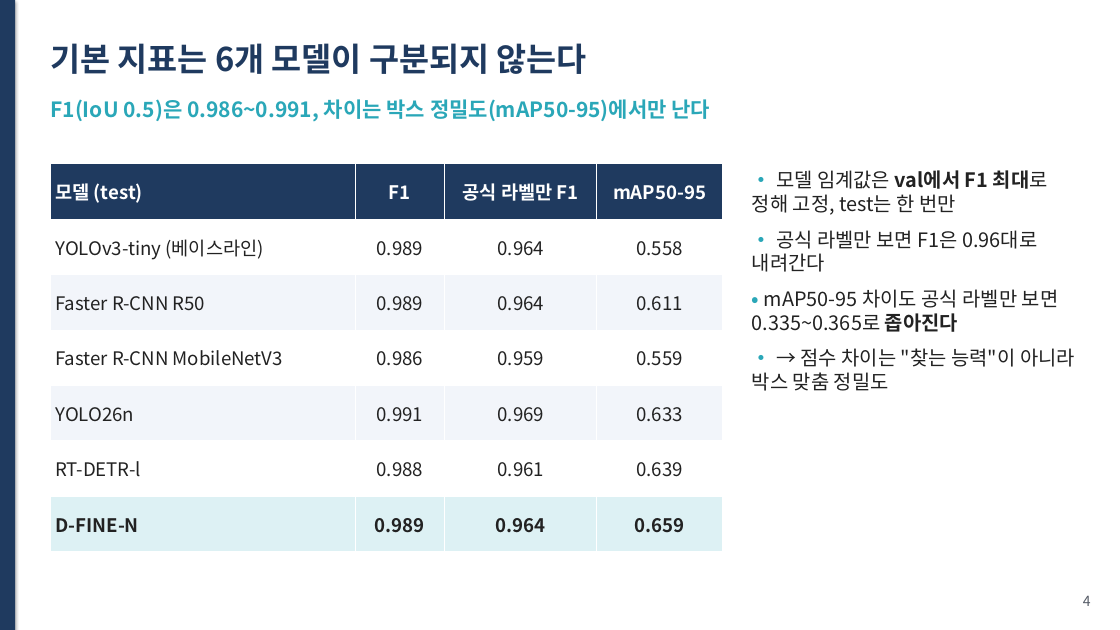
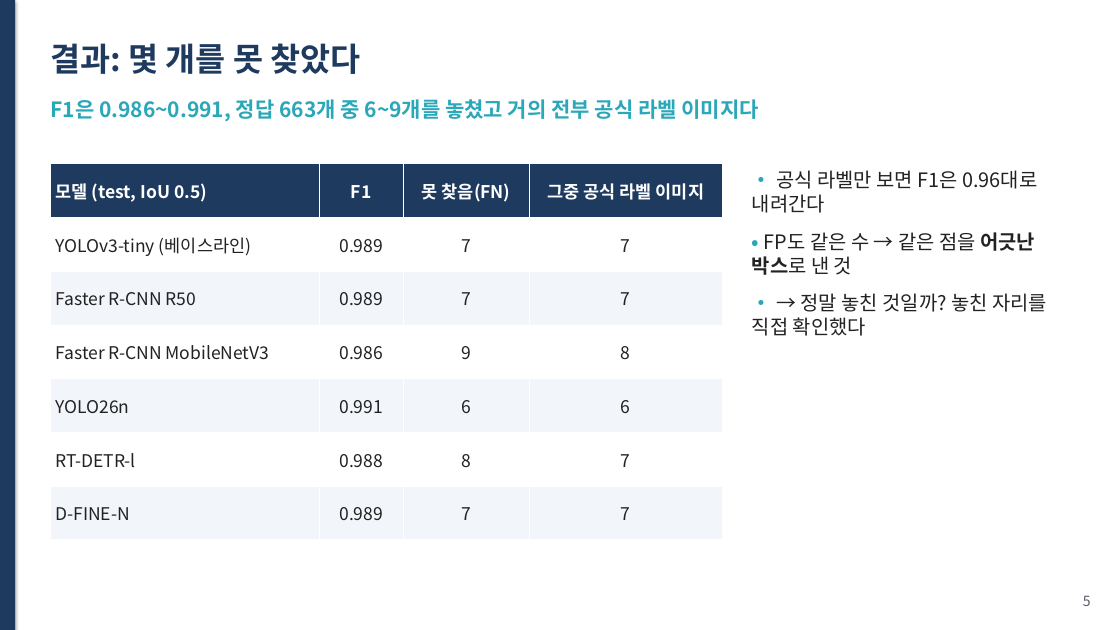
Before and after one commit to hmy7788/kamp_xray_detection, a slide deck: slide 5 of ppt/presentation.pptx (slide 4 before the commit). Drawn at 1120x630 pixels with LibreOffice and Linux fonts; fonts in the diff are those of the drawing. Boxes give left, top, right and bottom in pixels: in the first picture for what was removed or moved away, otherwise in the second. Text is boxed around its words. In the diff, an @@ line names an element or a change of style, - is before the commit and + after.

```diff
--- a/ppt/presentation.pptx
+++ b/ppt/presentation.pptx
@@ text at [50,43,361,74]: text changed @@
-기본 지표는 6개 모델이 구분되지 않는다
+결과: 몇 개를 못 찾았다
@@ text at [50,99,759,121]: text changed @@
-F1(IoU 0.5)은 0.986~0.991, 차이는 박스 정밀도(mAP50-95)에서만 난다
+F1은 0.986~0.991, 정답 663개 중 6~9개를 놓쳤고 거의 전부 공식 라벨 이미지다
@@ table at [50,164,723,540] @@
-row 1: 모델 (test) | F1 | 공식 라벨만 F1 | mAP50-95
+row 1: 모델 (test, IoU 0.5) | F1 | 못 찾음(FN) | 그중 공식 라벨 이미지
-row 2, column 3: 0.964
+row 2, column 3: 7
-row 2, column 4: 0.558
+row 2, column 4: 7
-row 3, column 3: 0.964
+row 3, column 3: 7
-row 3, column 4: 0.611
+row 3, column 4: 7
-row 4, column 3: 0.959
+row 4, column 3: 9
-row 4, column 4: 0.559
+row 4, column 4: 8
-row 5, column 3: 0.969
+row 5, column 3: 6
-row 5, column 4: 0.633
+row 5, column 4: 6
-row 6, column 3: 0.961
+row 6, column 3: 8
-row 6, column 4: 0.639
+row 6, column 4: 7
-row 7, column 3: 0.964
+row 7, column 3: 7
-row 7, column 4: 0.659
+row 7, column 4: 7
@@ fill #DDF1F4 to #F2F5FA in row 7 @@
@@ size 16 to 15 pt in "F1", "YOLOv3-tiny (베이스라인)", "0.989", "Faster R-CNN R50" and 9 more places @@
@@ bold off in "D-FINE-N", "0.989" @@
@@ text at [752,170,1048,215]: paragraph removed @@
-• 모델 임계값은 val에서 F1 최대로 정해 고정, test는 한 번만
@@ text at [752,170,1037,213]: more space between paragraphs @@
@@ text at [752,232,1047,336]: text changed @@
-• mAP50-95 차이도 공식 라벨만 보면 0.335~0.365로 좁아진다
-• → 점수 차이는 "찾는 능력"이 아니라 박스 맞춤 정밀도
+• FP도 같은 수 → 같은 점을 어긋난 박스로 낸 것
+• → 정말 놓친 것일까? 놓친 자리를 직접 확인했다
@@ text at [1083,595,1091,606]: text changed @@
-4
+5
```
Also in this commit, not shown: 16 other slides changed, 4 slides added, 1 slide removed, 6 other files.
